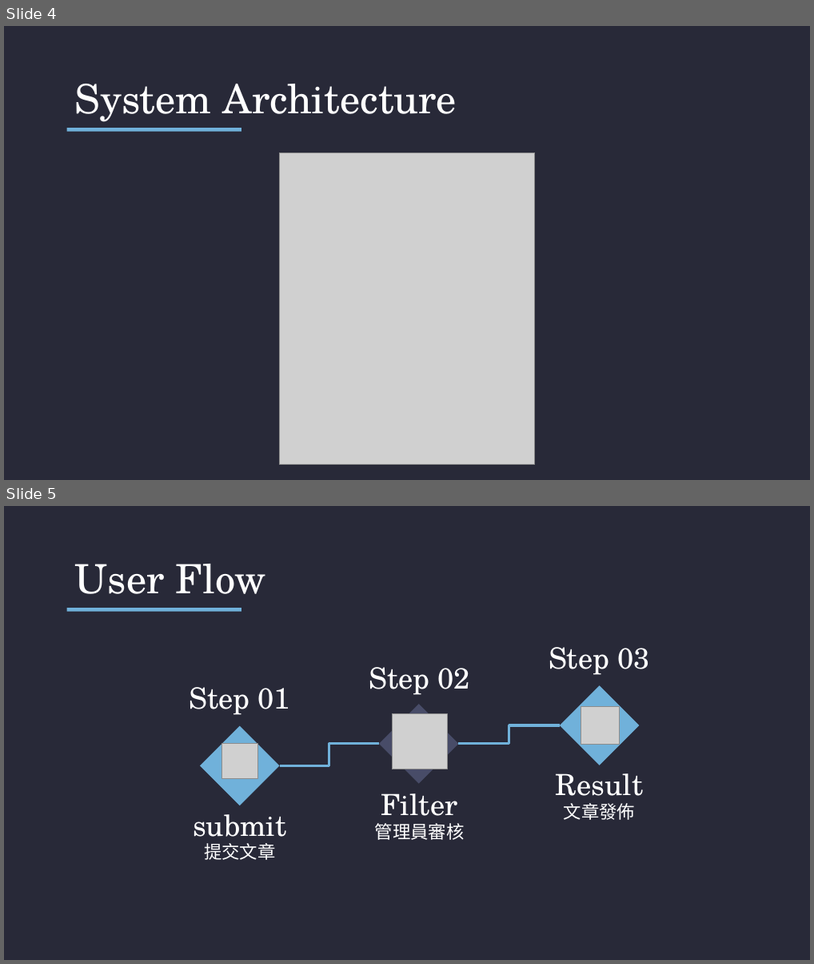
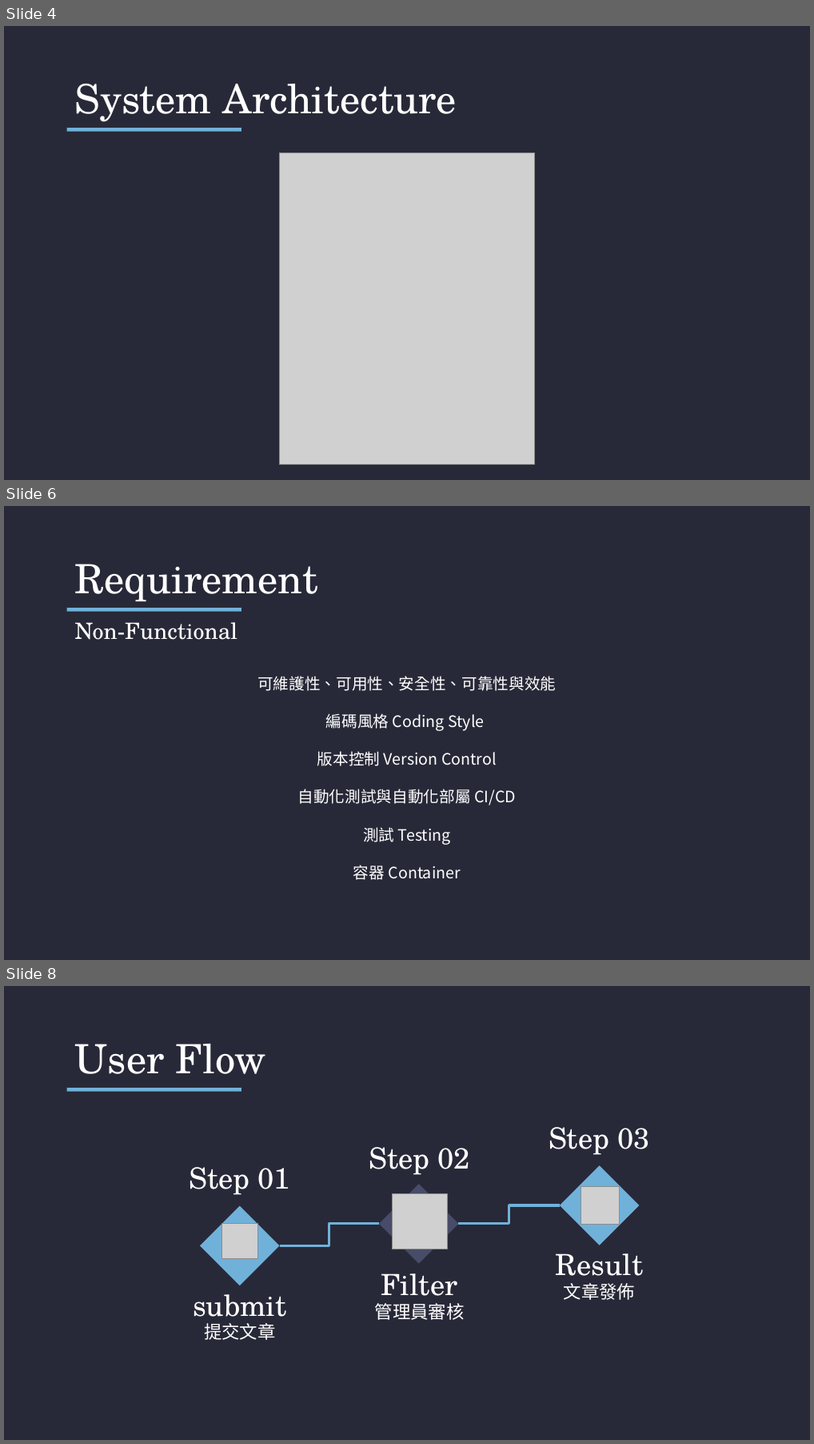
Before and after one commit to Kevin-Shen-and-Cipher/course-forum-presentation, a slide deck: 第一組-Course Forum.pptx. Shown one above the other, each under a label of ours: slides 4 and 5 before the commit, slides 4, 6 and 8 after it; the slides between them are not shown. The pictures are 814x964 and 814x1444 pixels, drawn with LibreOffice and Linux fonts; fonts in the diff are those of the drawing; grey boxes stand for pictures. Boxes give left, top, right and bottom in pixels: in the first picture for what was removed or moved away, otherwise in the second. Text is boxed around its words. In the diff, an @@ line names an element or a change of style, - is before the commit and + after.

```diff
--- a/第一組-Course Forum.pptx
+++ b/第一組-Course Forum.pptx
@@ slide 6 added at <box>4,506,810,960</box>, background #282938; not listed: 1 template element that a slide beside it also shows @@
@@ text added at <box>75,564,318,601</box>, 36 pt, text #FFFFFF @@
+Requirement
@@ text added at <box>75,622,238,640</box>, 20 pt, text #FFFFFF @@
+Non-Functional
@@ text added at <box>258,676,556,880</box>, 14 pt, text #FFFFFF @@
+可維護性、可用性、安全性、可靠性與效能
+編碼風格 Coding Style
+版本控制 Version Control
+自動化測試與自動化部屬 CI/CD
+測試 Testing
+容器 Container
@@ what was slide 5 is now slide 8 @@
```
Also in this commit, not shown: 5 slides changed, 5 other slides added, 1 slide removed, 15 other files.
